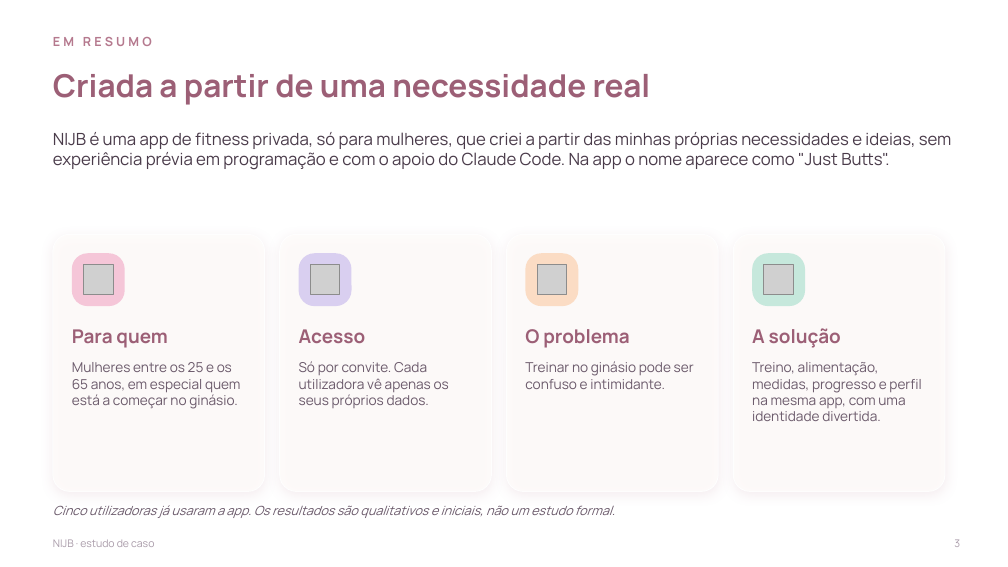
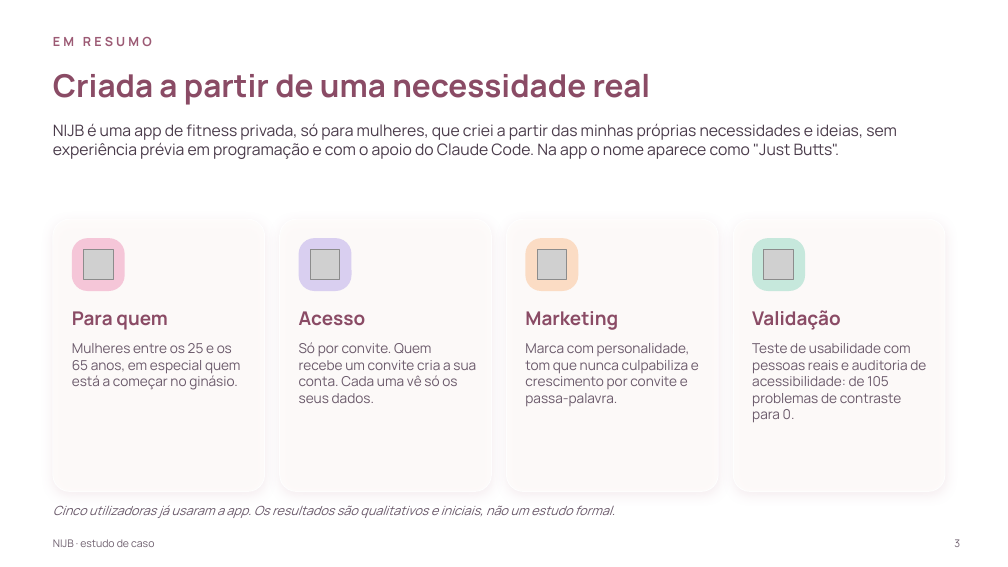
Before and after one commit to nauquero/nau-quero, a slide deck: slide 3 of NIJB-estudo-de-caso-completo.pptx. Drawn at 1008x567 pixels with LibreOffice and Linux fonts; fonts in the diff are those of the drawing; grey boxes stand for pictures; background and template pictures are left out. Boxes give left, top, right and bottom in pixels: in the first picture for what was removed or moved away, otherwise in the second. Text is boxed around its words. In the diff, an @@ line names an element or a change of style, - is before the commit and + after.

```diff
--- a/NIJB-estudo-de-caso-completo.pptx
+++ b/NIJB-estudo-de-caso-completo.pptx
@@ text "EM RESUMO" at box(53, 37, 152, 46): text colour #B5798E to #9C5A74 @@
@@ text "NIJB é uma app de ...": place and size @@
-text "NIJB é uma app de ..." at box(53, 132, 952, 170)
+text "NIJB é uma app de ..." at box(53, 123, 897, 159)
@@ text "NIJB é uma app de ..." at box(53, 123, 897, 159): size 16 to 15 pt @@
@@ rounded rectangle: place and size @@
-rounded rectangle at box(53, 234, 265, 492)
+rounded rectangle at box(53, 219, 265, 492)
@@ rounded rectangle: place and size @@
-rounded rectangle at box(280, 234, 492, 492)
+rounded rectangle at box(280, 219, 492, 492)
@@ rounded rectangle: place and size @@
-rounded rectangle at box(507, 234, 718, 492)
+rounded rectangle at box(507, 219, 718, 492)
@@ rounded rectangle: place and size @@
-rounded rectangle at box(734, 234, 945, 492)
+rounded rectangle at box(734, 219, 945, 492)
@@ 4 rounded rectangles, 2 pictures: place and size @@
-4 rounded rectangles, 2 pictures at box(72, 253, 805, 306)
+4 rounded rectangles, 2 pictures at box(72, 238, 805, 291)
@@ picture: place and size @@
-picture at box(764, 265, 793, 294)
+picture at box(537, 250, 566, 279)
@@ picture removed at box(537, 265, 566, 294) @@
@@ picture added at box(764, 250, 793, 279) @@
@@ text "Para quem": place and size @@
-text "Para quem" at box(72, 329, 168, 348)
+text "Para quem" at box(72, 311, 168, 330)
@@ text colour #9C5F76 to #8A4B65 in 3 elements at box(53, 74, 651, 105), box(72, 311, 168, 330), box(299, 311, 366, 326) @@
@@ text "Acesso": place and size @@
-text "Acesso" at box(299, 329, 366, 343)
+text "Acesso" at box(299, 311, 366, 326)
@@ text at box(525, 311, 618, 330): text changed; text colour #9C5F76 to #8A4B65 @@
-O problema
+Marketing
@@ text at box(752, 310, 841, 330): text changed; text colour #9C5F76 to #8A4B65 @@
-A solução
+Validação
@@ text "Mulheres entre os 25 e ...": place and size @@
-text "Mulheres entre os 25 e ..." at box(72, 362, 241, 409)
+text "Mulheres entre os 25 e ..." at box(72, 343, 241, 390)
@@ text at box(299, 342, 476, 403): text changed @@
-Só por convite. Cada utilizadora vê apenas os seus próprios dados.
+Só por convite. Quem recebe um convite cria a sua conta. Cada uma vê só os seus dados.
@@ text at box(525, 343, 699, 406): text changed @@
-Treinar no ginásio pode ser confuso e intimidante.
+Marca com personalidade, tom que nunca culpabiliza e crescimento por convite e passa-palavra.
@@ text at box(752, 343, 926, 423): text changed @@
-Treino, alimentação, medidas, progresso e perfil na mesma app, com uma identidade divertida.
+Teste de usabilidade com pessoas reais e auditoria de acessibilidade: de 105 problemas de contraste para 0.
@@ text "NIJB · estudo de caso" at box(53, 539, 154, 547): text colour #A99BA9 to #6E5F6E @@
@@ text "3" at box(954, 539, 960, 547): text colour #A99BA9 to #6E5F6E @@
```
Also in this commit, not shown: 25 other slides changed, 16 slides added, 2 slides removed.
